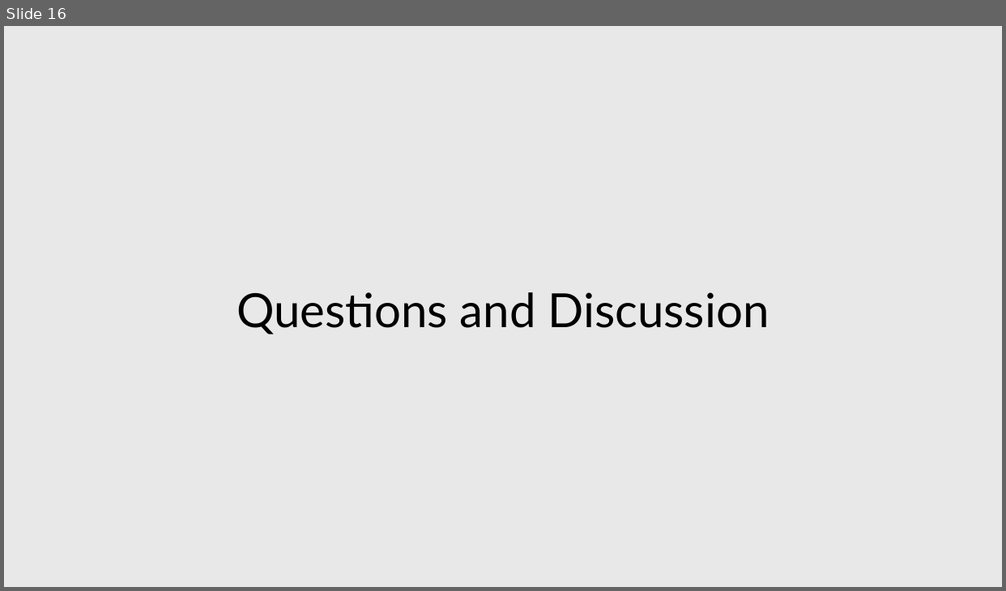
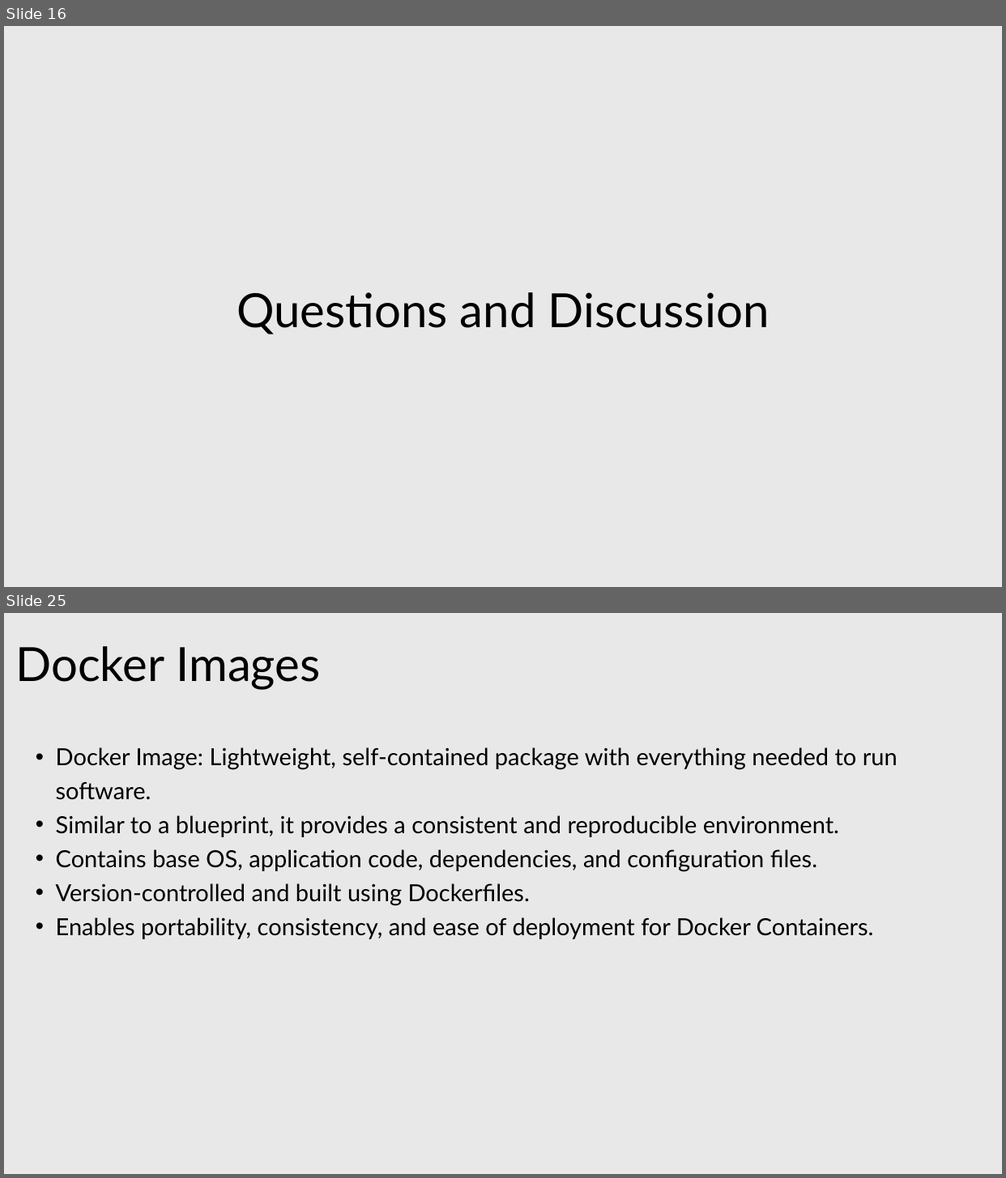
Before and after one commit to tranphuquy19/QA-DevOps-training, a slide deck: DevOps Principles and Practices for QA Professionals.pptx. Shown one above the other, each under a label of ours: slide 16 before the commit, slides 16 and 25 after it; the slides between them are not shown. The pictures are 1006x591 and 1006x1178 pixels, drawn with LibreOffice and Linux fonts; fonts in the diff are those of the drawing. Boxes give left, top, right and bottom in pixels: in the first picture for what was removed or moved away, otherwise in the second. Text is boxed around its words. In the diff, an @@ line names an element or a change of style, - is before the commit and + after.

```diff
--- a/DevOps Principles and Practices for QA Professionals.pptx
+++ b/DevOps Principles and Practices for QA Professionals.pptx
@@ slide 25 added at (x1=4, y1=613, x2=1002, y2=1174), background #E8E8E8 @@
@@ text added at (x1=15, y1=646, x2=320, y2=690), 68 pt, text #000000 @@
+Docker Images
@@ text added at (x1=56, y1=747, x2=897, y2=939), 34 pt, text #000000 @@
+  • Docker Image: Lightweight, self-contained package with everything needed to run software.
+  • Similar to a blueprint, it provides a consistent and reproducible environment.
+  • Contains base OS, application code, dependencies, and configuration files.
+  • Version-controlled and built using Dockerfiles.
+  • Enables portability, consistency, and ease of deployment for Docker Containers.
```
Also in this commit, not shown: 2 slides changed, 27 other slides added, 18 other files.
